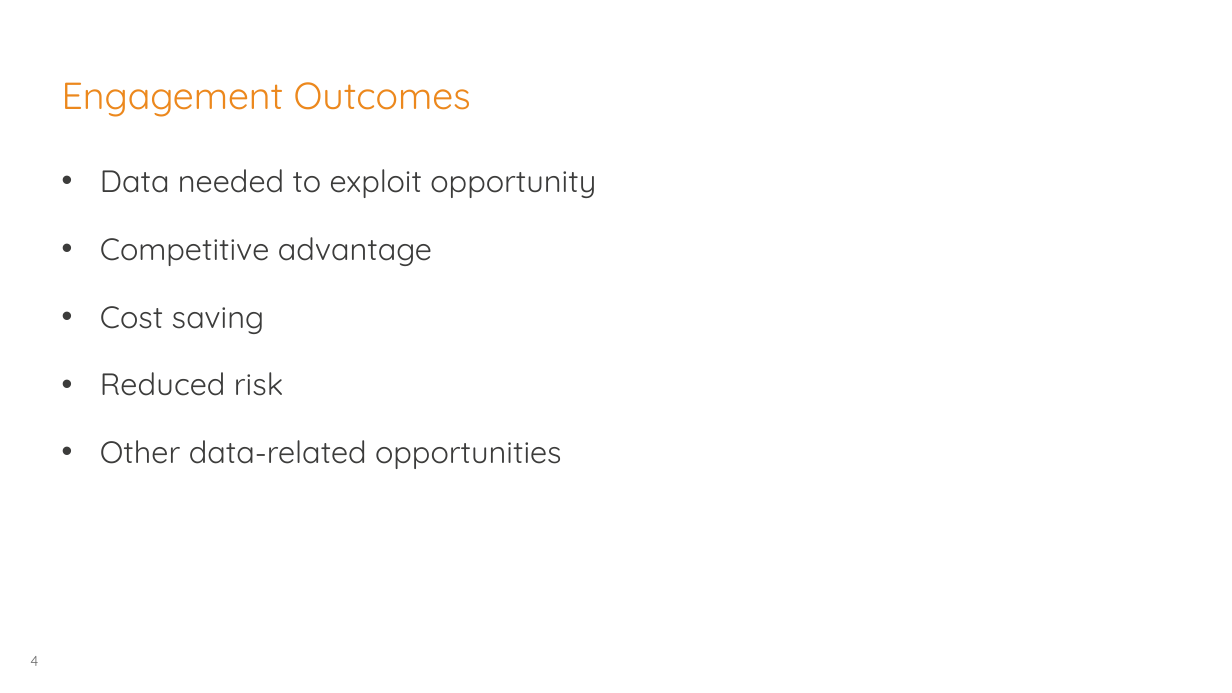
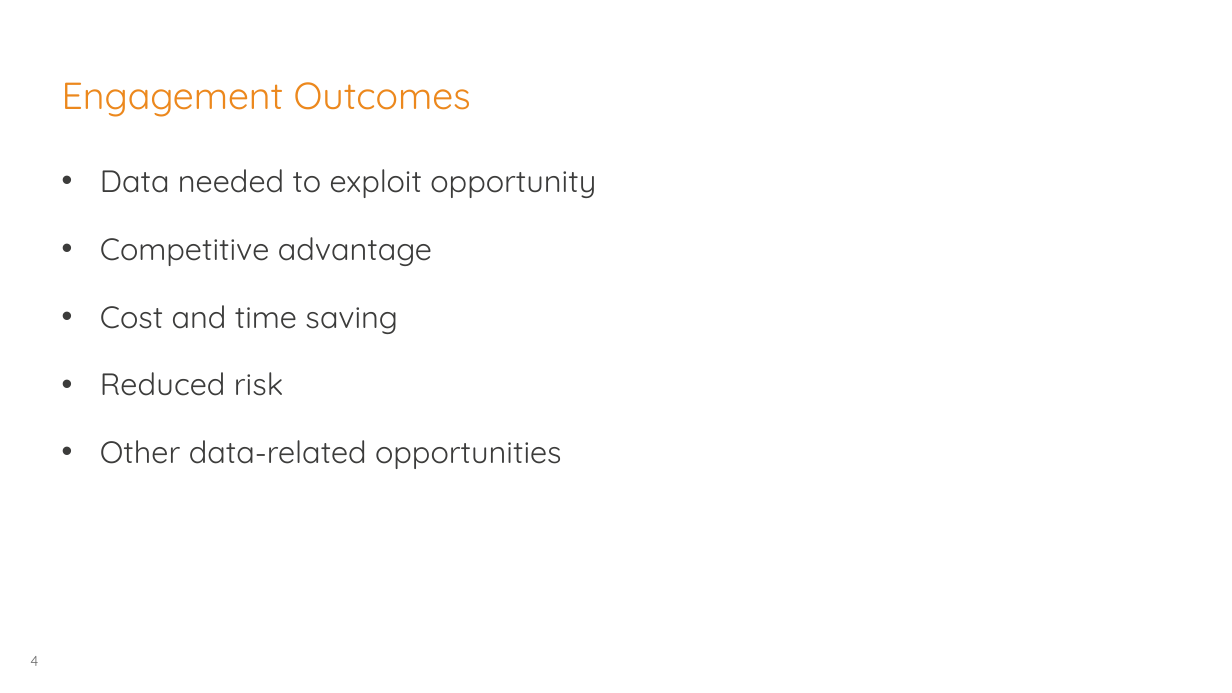
Before and after one commit to georgios-tsolakis-td/Bootcamp_Mar17_London, a slide deck: slide 4 of Team Quinto/Skynet Proposal.pptx. Drawn at 1232x693 pixels with LibreOffice and Linux fonts; fonts in the diff are those of the drawing; background and template pictures are left out. Boxes give left, top, right and bottom in pixels: in the first picture for what was removed or moved away, otherwise in the second. Text is boxed around its words. In the diff, an @@ line names an element or a change of style, - is before the commit and + after.

```diff
--- a/Team Quinto/Skynet Proposal.pptx
+++ b/Team Quinto/Skynet Proposal.pptx
@@ text at box(100, 305, 398, 334): text changed @@
-• Cost saving
+• Cost and time saving
```
Also in this commit, not shown: 6 other slides changed.
